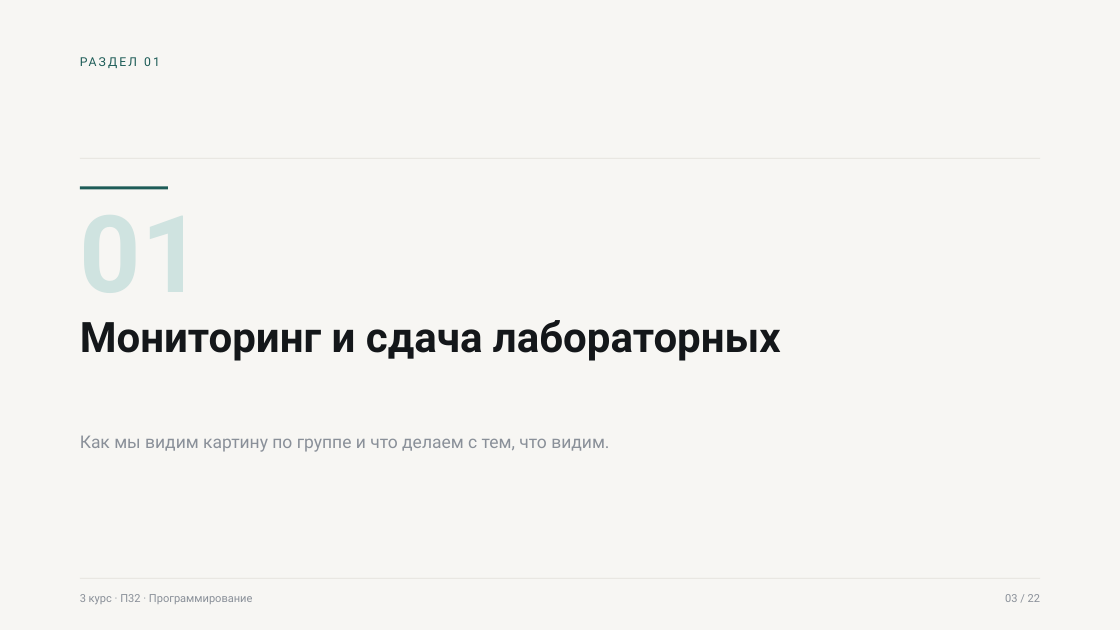
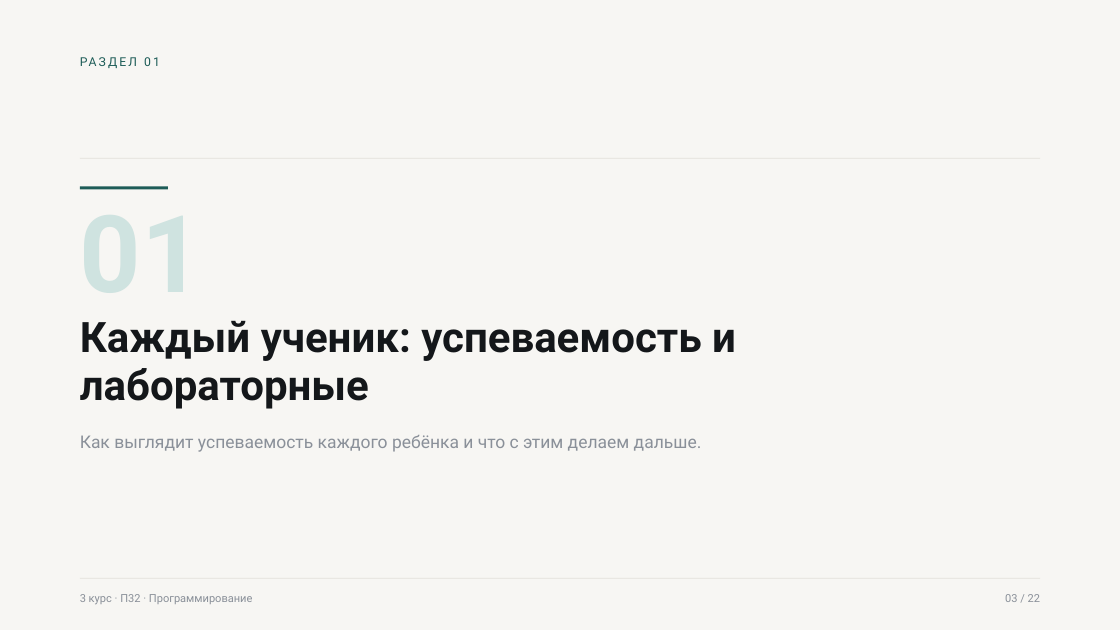
Before and after one commit to gadpam/game, a slide deck: slide 3 of Презентация/Родительское_собрание_3_курс.pptx. Drawn at 1120x630 pixels with LibreOffice and Linux fonts; fonts in the diff are those of the drawing. Boxes give left, top, right and bottom in pixels: in the first picture for what was removed or moved away, otherwise in the second. Text is boxed around its words. In the diff, an @@ line names an element or a change of style, - is before the commit and + after.

```diff
--- a/Презентация/Родительское_собрание_3_курс.pptx
+++ b/Презентация/Родительское_собрание_3_курс.pptx
@@ text at (x1=80, y1=320, x2=736, y2=409): text changed @@
-Мониторинг и сдача лабораторных
+Каждый ученик: успеваемость и лабораторные
@@ text at (x1=80, y1=435, x2=702, y2=452): text changed @@
-Как мы видим картину по группе и что делаем с тем, что видим.
+Как выглядит успеваемость каждого ребёнка и что с этим делаем дальше.
```
Also in this commit, not shown: 2 other slides changed, 3 slides added, 3 slides removed, 5 other files.
